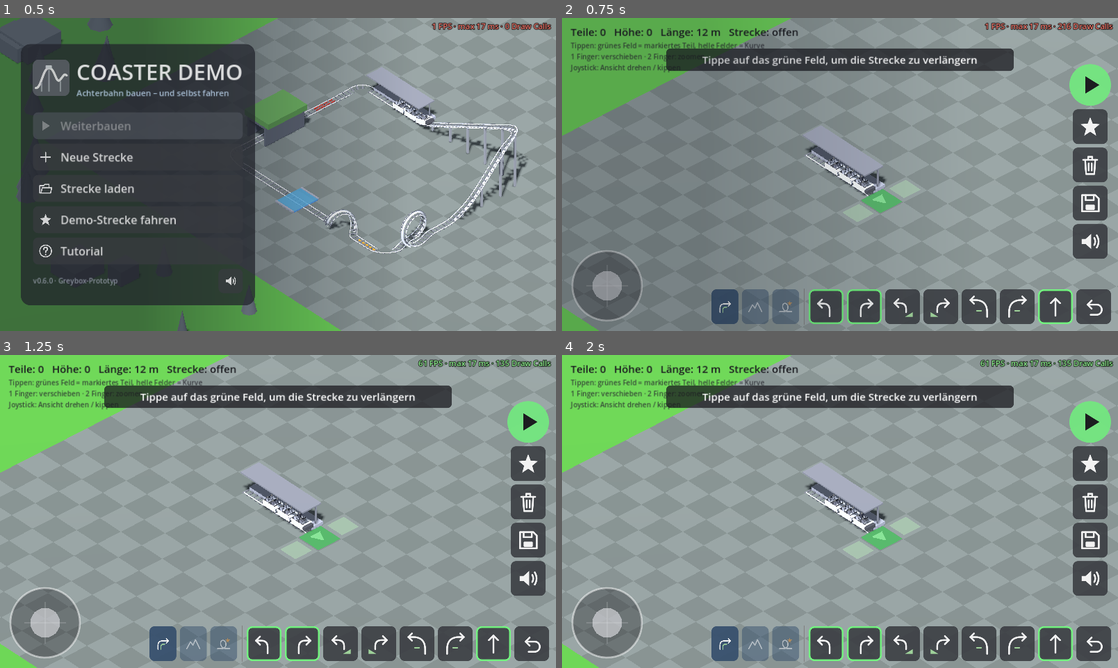
Above: before the commit, frames 1-4 (two rows, left to right).
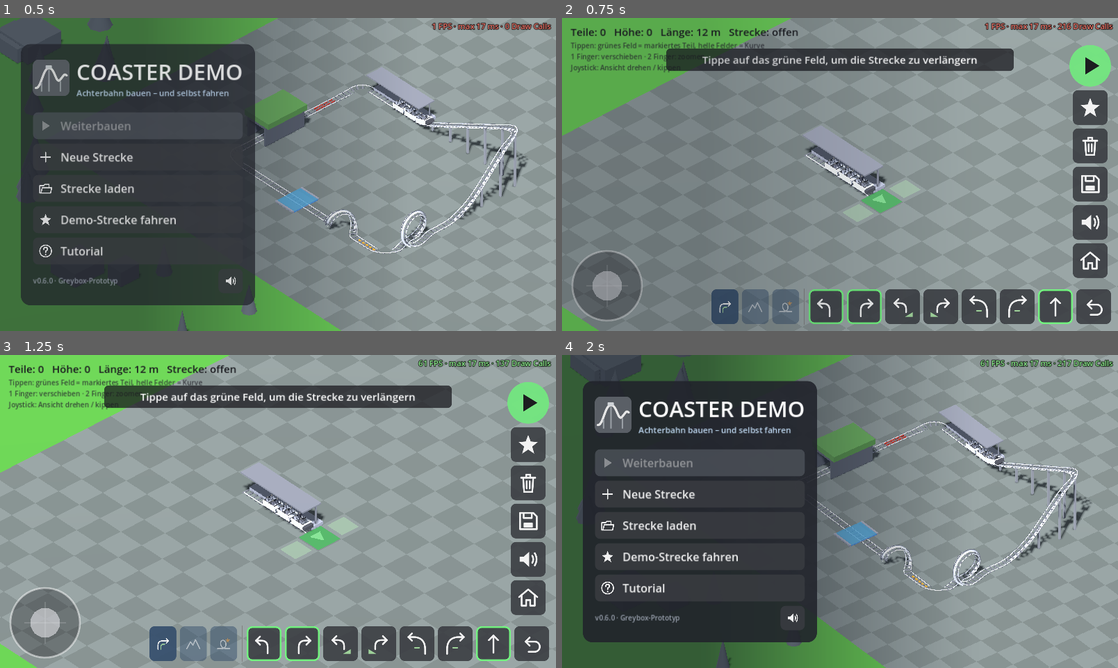
Above: after the commit, the same moments.

Repository: andreas40239/andreas40239
Game: Godot game, scene res://main.tscn
The game is run twice, just before and just after one commit, with the same random seed, the same clock (stepped at 60 frames per second) and the same inputs.
Inputs (mouse positions are in pixels of both pictures, inside the frame that each line leads up to):
- Up to frame 1 (0.5 s): no input
- Up to frame 2 (0.75 s): click "Neue Strecke" at 0.5 s
- Up to frame 3 (1.25 s): no input
- Up to frame 4 (2 s): click (1090, 599) at 1.27 s

Frame 1 is identical in both runs. In frame 2, 2.7% of the frame differs, in the area x 91-99%, y 8-84%; in frame 3, 2.7%; in frame 4, 71%, in the area x 0-99%, y 0-100%.

Commit message:
Coaster demo: restore home button to return to the title screen
Co-Authored-By: Claude Opus 5.5 <noreply@anthropic.com>
Claude-Session: https://claude.ai/code/session_01XNtRVRrZFRycWZGSr3mwAe

Diff:
--- /dev/null
+++ b/coaster_demo/icons/home.svg
@@ -0,0 +1 @@
+<svg xmlns="http://www.w3.org/2000/svg" width="96" height="96" viewBox="0 0 96 96"><path fill="none" stroke="#f2f2f2" stroke-width="7" stroke-linecap="round" stroke-linejoin="round" d="M12 46 L48 16 L84 46 M22 38 V80 H40 V58 H56 V80 H74 V38"/></svg>
--- a/coaster_demo/scripts/main.gd
+++ b/coaster_demo/scripts/main.gd
@@ -403,7 +403,7 @@
 	sound_btn = _make_button("sound_off" if sfx.muted else "sound_on", "Ton an/aus", _on_toggle_sound)
 	save_btn = _make_button("save", "Speichern & Laden", _open_save_menu)
 	for b in [_make_button("demo", "Demo-Strecke", _on_demo), _make_button("new", "Neue Strecke", _on_new),
-			save_btn, sound_btn]:
+			save_btn, sound_btn, _make_button("home", "Startmenü", _on_home)]:
 		b.size_flags_horizontal = Control.SIZE_SHRINK_CENTER
 		action_bar.add_child(b)
 	ui_root.add_child(action_bar)
@@ -695,6 +695,11 @@
 	for t in _category_tabs:
 		r = r.merge(t.get_global_rect())
 	return r
+
+
+func _on_home() -> void:
+	sfx.play("click")
+	_enter_title()
 
 
 func _write_autosave() -> void:
--- a/coaster_demo/tests/smoke_test.gd
+++ b/coaster_demo/tests/smoke_test.gd
@@ -152,6 +152,11 @@
 	main._leave_title("continue")
 	check(track.get_types() == saved_types, "Weiterbauen stellt die Strecke wieder her")
 
+	# Home-Button → Startmenü
+	main._on_home()
+	check(main.in_title, "Home-Button öffnet das Startmenü")
+	main._leave_title("new")
+
 	# Tutorial einmal komplett durchspielen
 	main._enter_title()
 	main._leave_title("tutorial")
Not shown, added: coaster_demo/icons/home.svg.import
